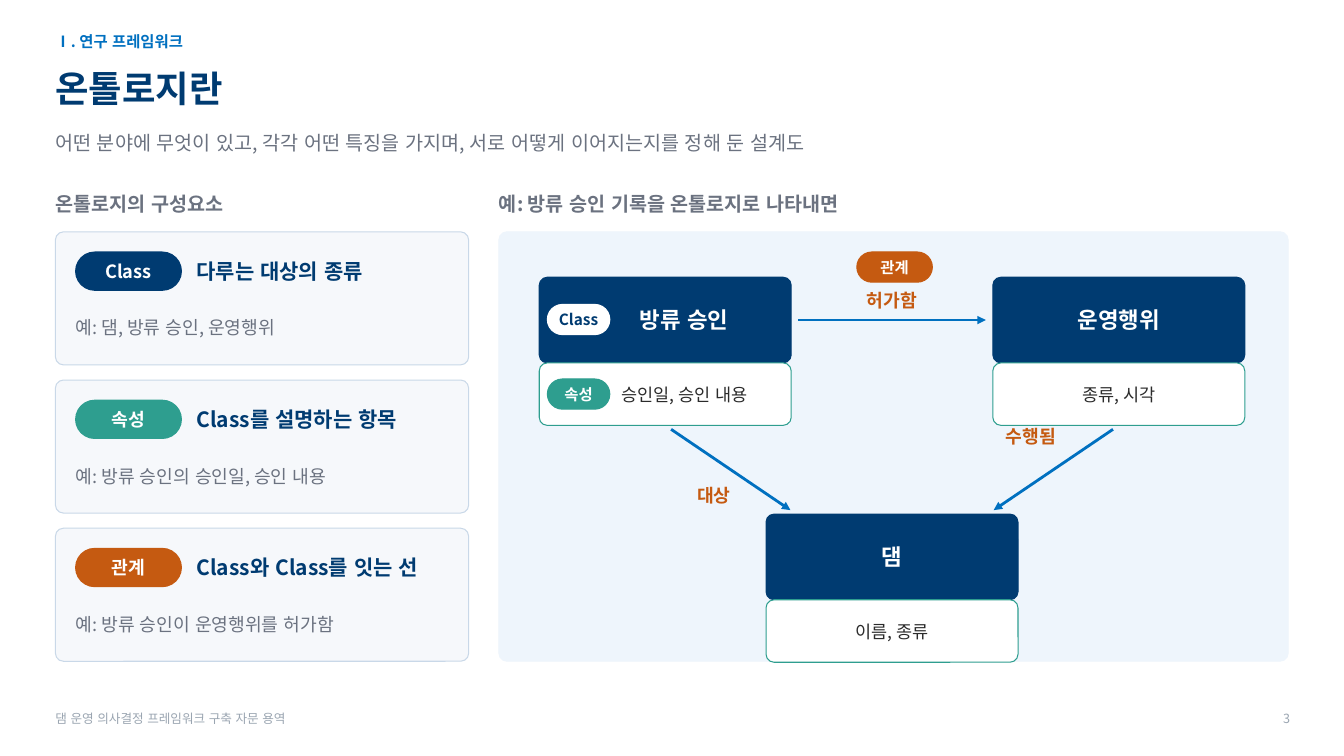
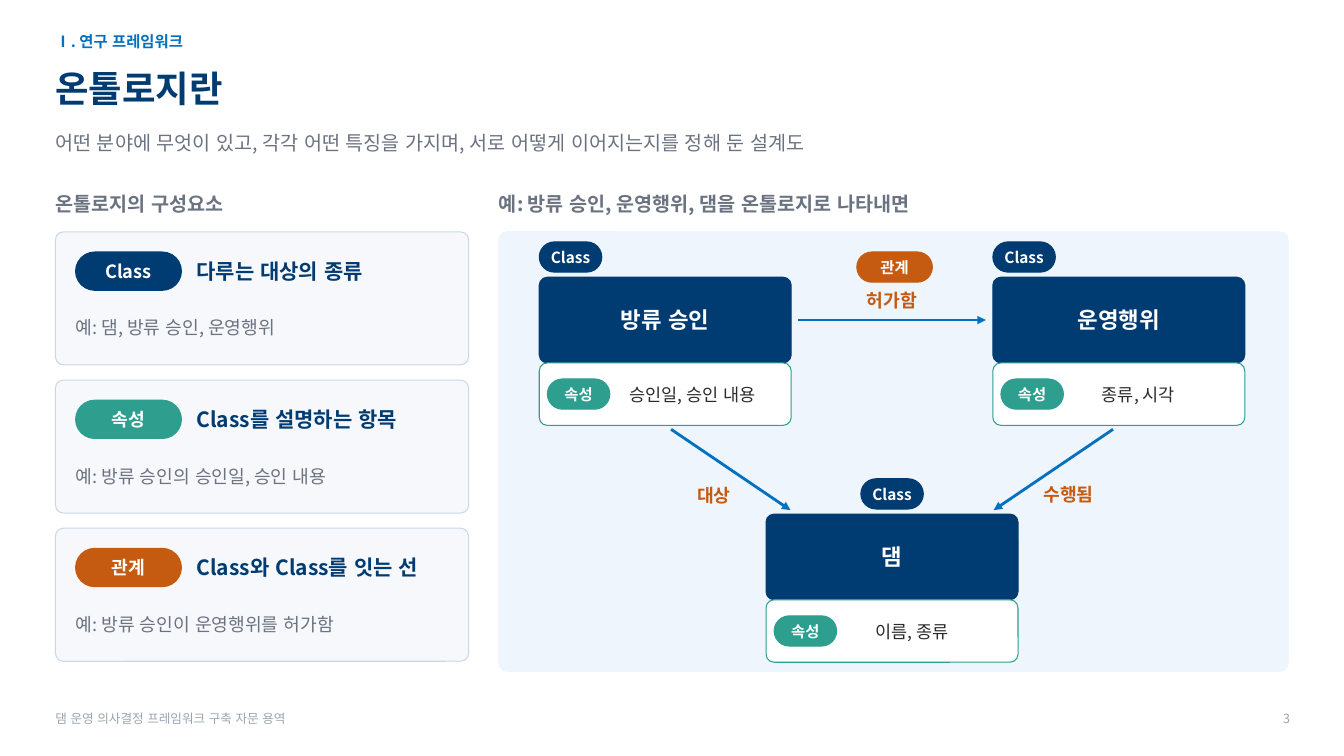
Before and after one commit to mkm1119/KGRAG-LLM, a slide deck: slide 3 of project_khnp/2026.11.26_한강수력본부_발표자료_초안.pptx. Drawn at 1344x756 pixels with LibreOffice and Linux fonts; fonts in the diff are those of the drawing; background and template pictures are left out. Boxes give left, top, right and bottom in pixels: in the first picture for what was removed or moved away, otherwise in the second. Text is boxed around its words. In the diff, an @@ line names an element or a change of style, - is before the commit and + after.

```diff
--- a/project_khnp/2026.11.26_한강수력본부_발표자료_초안.pptx
+++ b/project_khnp/2026.11.26_한강수력본부_발표자료_초안.pptx
@@ text at bbox=[499, 194, 909, 215]: text changed @@
-예: 방류 승인 기록을 온톨로지로 나타내면
+예: 방류 승인, 운영행위, 댐을 온톨로지로 나타내면
@@ rounded rectangle: place and size @@
-rounded rectangle at bbox=[499, 232, 1289, 661]
+rounded rectangle at bbox=[499, 232, 1289, 671]
@@ text "Class": place and size @@
-text "Class" at bbox=[559, 312, 598, 326]
+text "Class" at bbox=[551, 250, 590, 264]
@@ rounded rectangle: place and size @@
-rounded rectangle at bbox=[547, 304, 610, 335]
+rounded rectangle at bbox=[539, 242, 602, 272]
@@ text "Class" at bbox=[551, 250, 590, 264]: text colour #003B71 to #FFFFFF @@
@@ rounded rectangle at bbox=[539, 242, 602, 272]: fill #FFFFFF to #003B71; outline #FFFFFF 0.75 pt to #003B71 0.75 pt @@
@@ rounded rectangle added at bbox=[993, 242, 1056, 272], fill #003B71, outline #003B71 0.75 pt @@
@@ text added at bbox=[1004, 250, 1043, 263], 11 pt, text #FFFFFF, bold @@
+Class
@@ text "승인일, 승인 내용": place and size @@
-text "승인일, 승인 내용" at bbox=[622, 386, 748, 404]
+text "승인일, 승인 내용" at bbox=[629, 386, 755, 404]
@@ rounded rectangle added at bbox=[1001, 379, 1064, 409], fill #2E9E8F, outline #2E9E8F 0.75 pt @@
@@ text added at bbox=[1018, 387, 1046, 402], 11 pt, text #FFFFFF, bold @@
+속성
@@ rounded rectangle added at bbox=[861, 479, 924, 509], fill #003B71, outline #003B71 0.75 pt @@
@@ text "수행됨": place and size @@
-text "수행됨" at bbox=[1006, 425, 1056, 445]
+text "수행됨" at bbox=[1043, 485, 1093, 503]
@@ text added at bbox=[872, 487, 911, 500], 11 pt, text #FFFFFF, bold @@
+Class
@@ 3 texts: place and size @@
-3 texts at bbox=[640, 309, 1155, 641]
+3 texts at bbox=[621, 309, 1175, 641]
@@ rounded rectangle added at bbox=[774, 616, 837, 646], fill #2E9E8F, outline #2E9E8F 0.75 pt @@
@@ text added at bbox=[791, 624, 819, 639], 11 pt, text #FFFFFF, bold @@
+속성
```
Also in this commit, not shown: 4 other slides changed, 1 other file.
